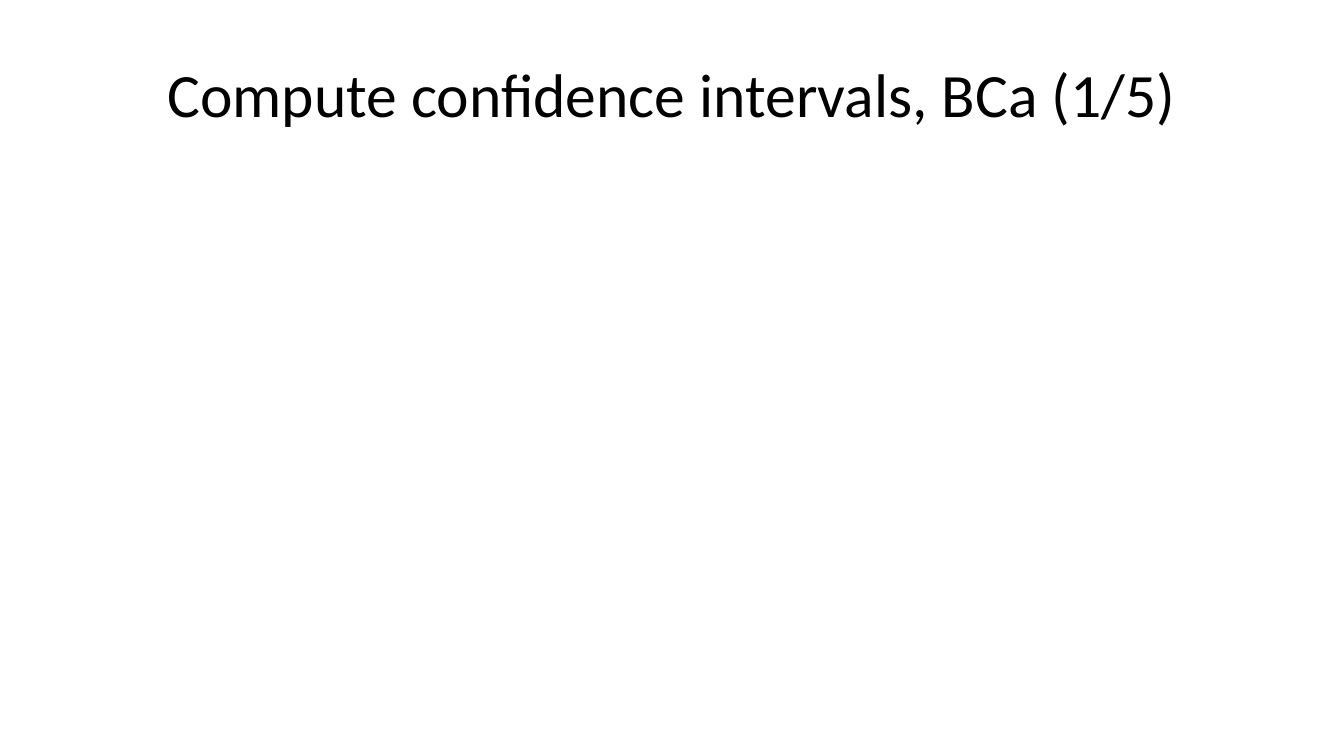
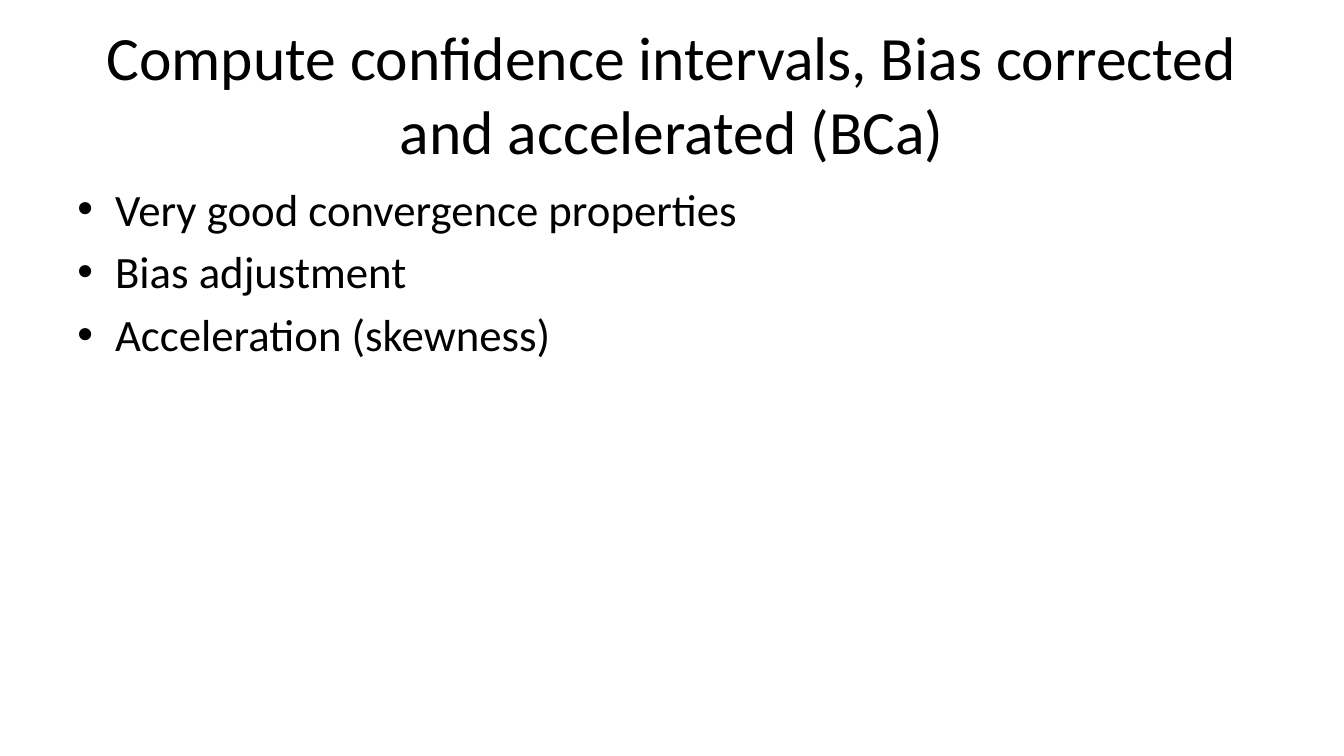
Before and after one commit to pmean/papers-and-presentations, a slide deck: slide 42 of bootstrap/src/bootstrap-slides.pptx (slide 38 before the commit). Drawn at 1344x756 pixels with LibreOffice and Linux fonts; fonts in the diff are those of the drawing. Boxes give left, top, right and bottom in pixels: in the first picture for what was removed or moved away, otherwise in the second. Text is boxed around its words. In the diff, an @@ line names an element or a change of style, - is before the commit and + after.

```diff
--- a/bootstrap/src/bootstrap-slides.pptx
+++ b/bootstrap/src/bootstrap-slides.pptx
@@ title at (x1=106, y1=37, x2=1236, y2=163): text changed @@
-Compute confidence intervals, BCa (1/5)
+Compute confidence intervals, Bias corrected and accelerated (BCa)
@@ text added at (x1=115, y1=195, x2=736, y2=357), 32 pt, text #000000 @@
+• Very good convergence properties
+• Bias adjustment
+• Acceleration (skewness)
```
Also in this commit, not shown: 16 other slides changed, 8 slides added, 6 slides removed, 6 other files.
